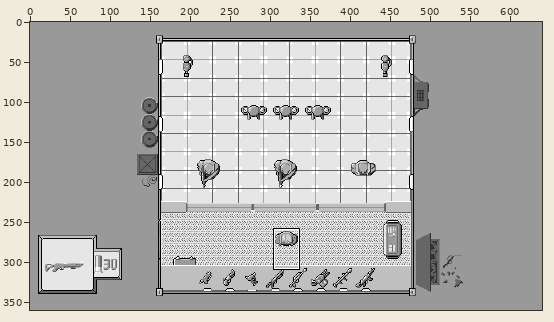
File history of a pixel-art file, Protótipos/Arquivos - Aseprite/Protótipo.aseprite. Above, an overview of the earlier version with the close-up marked.
Close-up. The starting point:
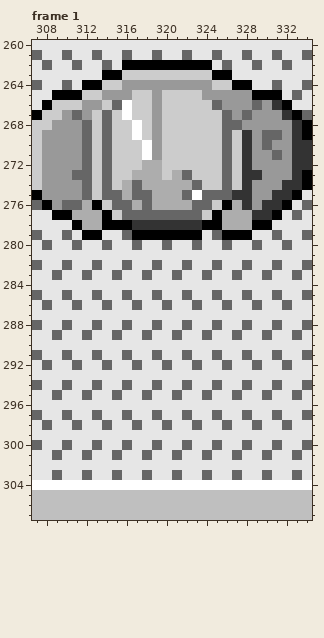
640x360 pixels, 1 frame. Colours within 5 levels of each other are drawn and written as one. Shown: frame 1: x 307..334, y 260..307. The commit also changed other frames or places, which this record leaves out.
After the commit:
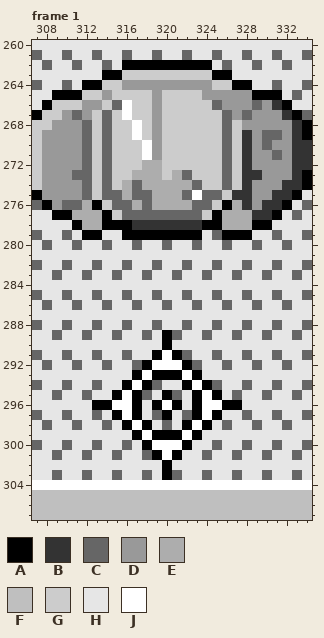
Palette (. is transparent): A #000000  B #333333  C #666666  D #999999  E #adadad  F #bfbfbf  G #cccccc  H #e6e6e6  J #ffffff
Changes in this commit:
Changed rows in their new state; - is an unchanged pixel.
Frame 1, layer "Tudo animado":
first column x 315:
265 GG-----------
268 ------------G
first column x 326:
275 G
first column x 316:
279 A
first column x 313:
289 -------A-------
290 -------A-------
291 ------AJA------
292 -----AJJJA-----
293 ----AJAAAJA----
294 ---AJA---AJA---
295 --AJA--A--AJA--
296 AAJJA-AJA-AJJAA
297 --AJA--A--AJA--
298 ---AJA---AJA---
299 ----AJAAAJA----
300 -----AJJJA-----
301 ------AJA------
302 -------A-------
303 -------A-------
